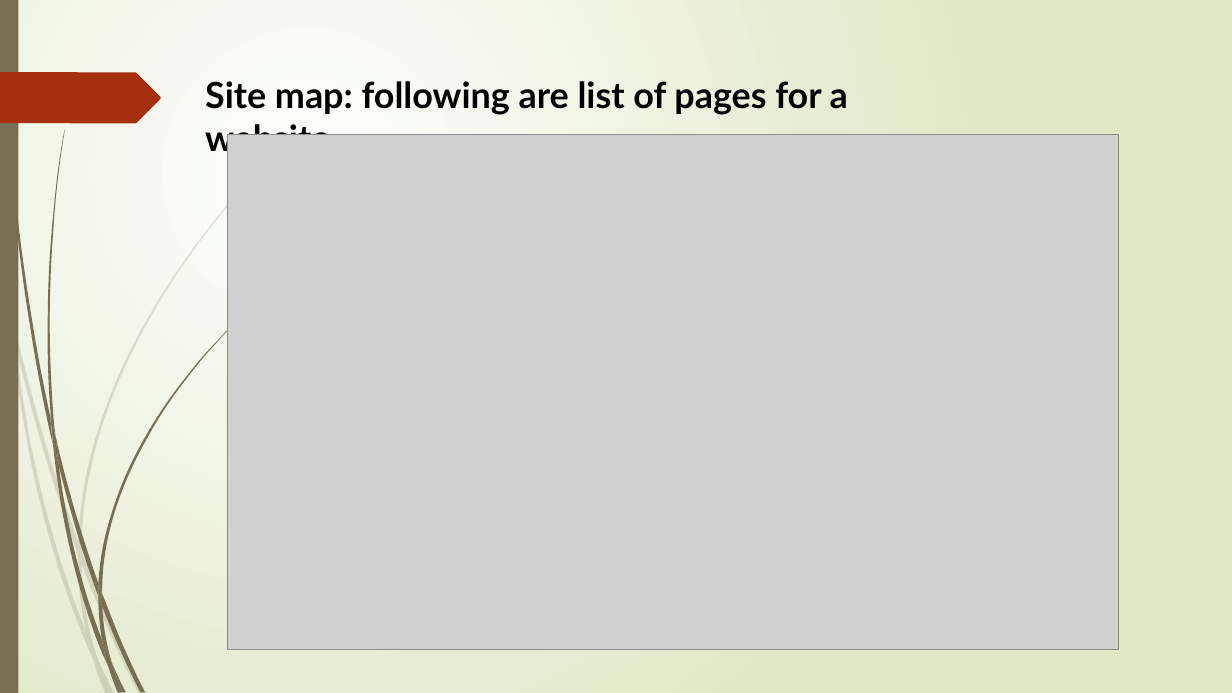
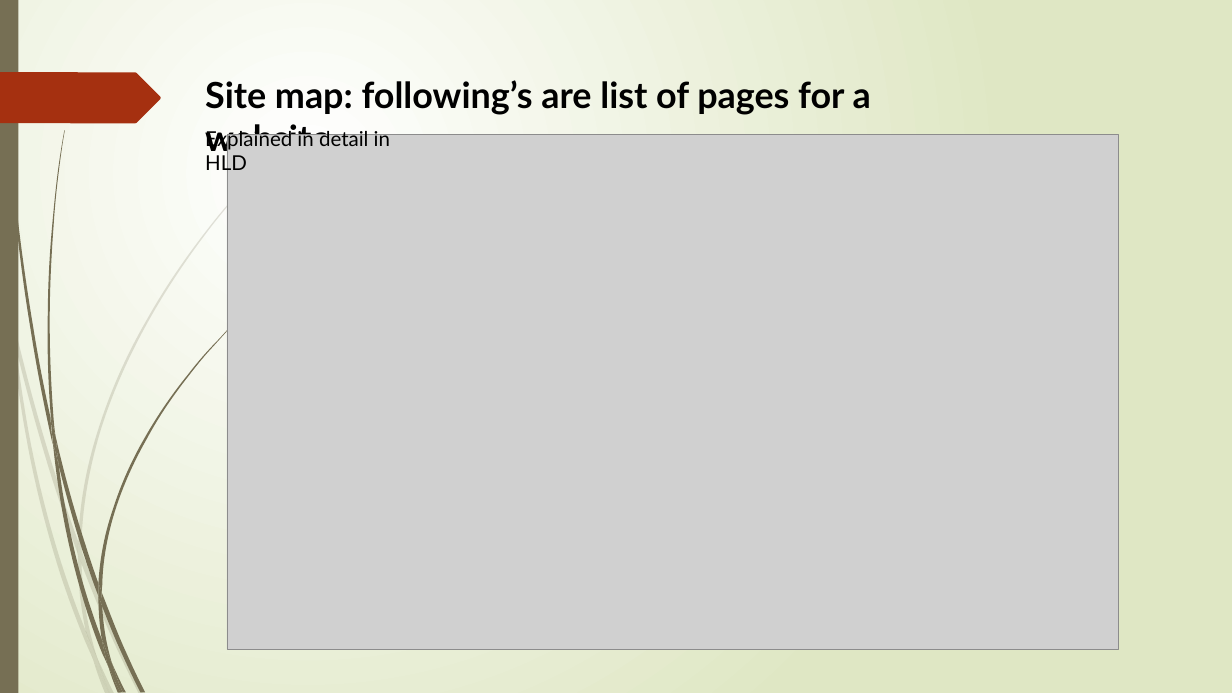
Before and after one commit to ShubhamOulkar/Video-Conferencing-Web-App, a slide deck: slide 6 of report_folder/detail_project_report.pptx (slide 5 before the commit). Drawn at 1232x693 pixels with LibreOffice and Linux fonts; fonts in the diff are those of the drawing; grey boxes stand for pictures. Boxes give left, top, right and bottom in pixels: in the first picture for what was removed or moved away, otherwise in the second. Text is boxed around its words. In the diff, an @@ line names an element or a change of style, - is before the commit and + after.

```diff
--- a/report_folder/detail_project_report.pptx
+++ b/report_folder/detail_project_report.pptx
@@ text at [205,80,871,115]: text changed @@
-Site map: following are list of pages for a website
+Site map: following’s are list of pages for a website
@@ text added at [205,128,390,176], 16 pt, text #000000 @@
+Explained in detail in HLD
```
Also in this commit, not shown: 3 other slides changed, 9 slides added, 4 slides removed, 30 other files.
